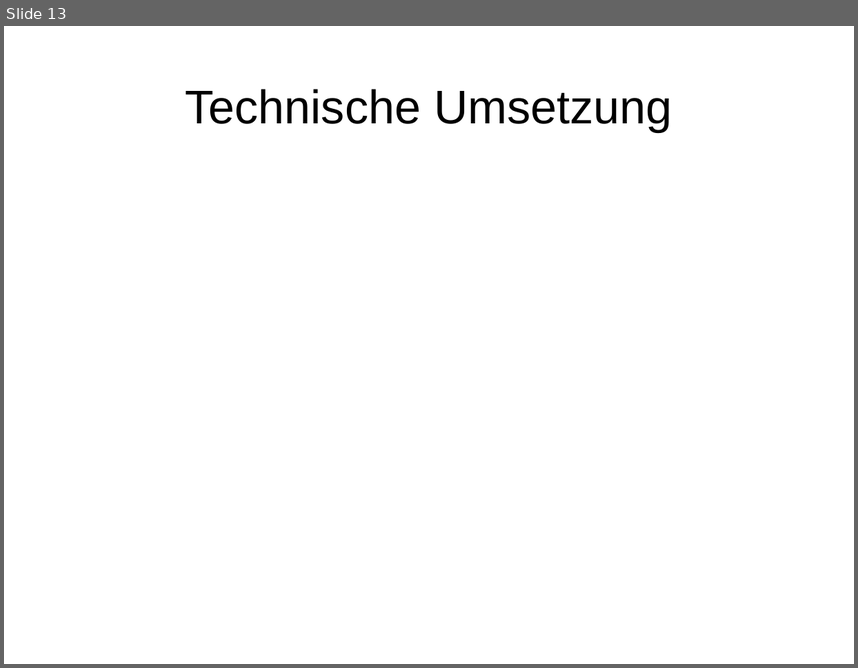
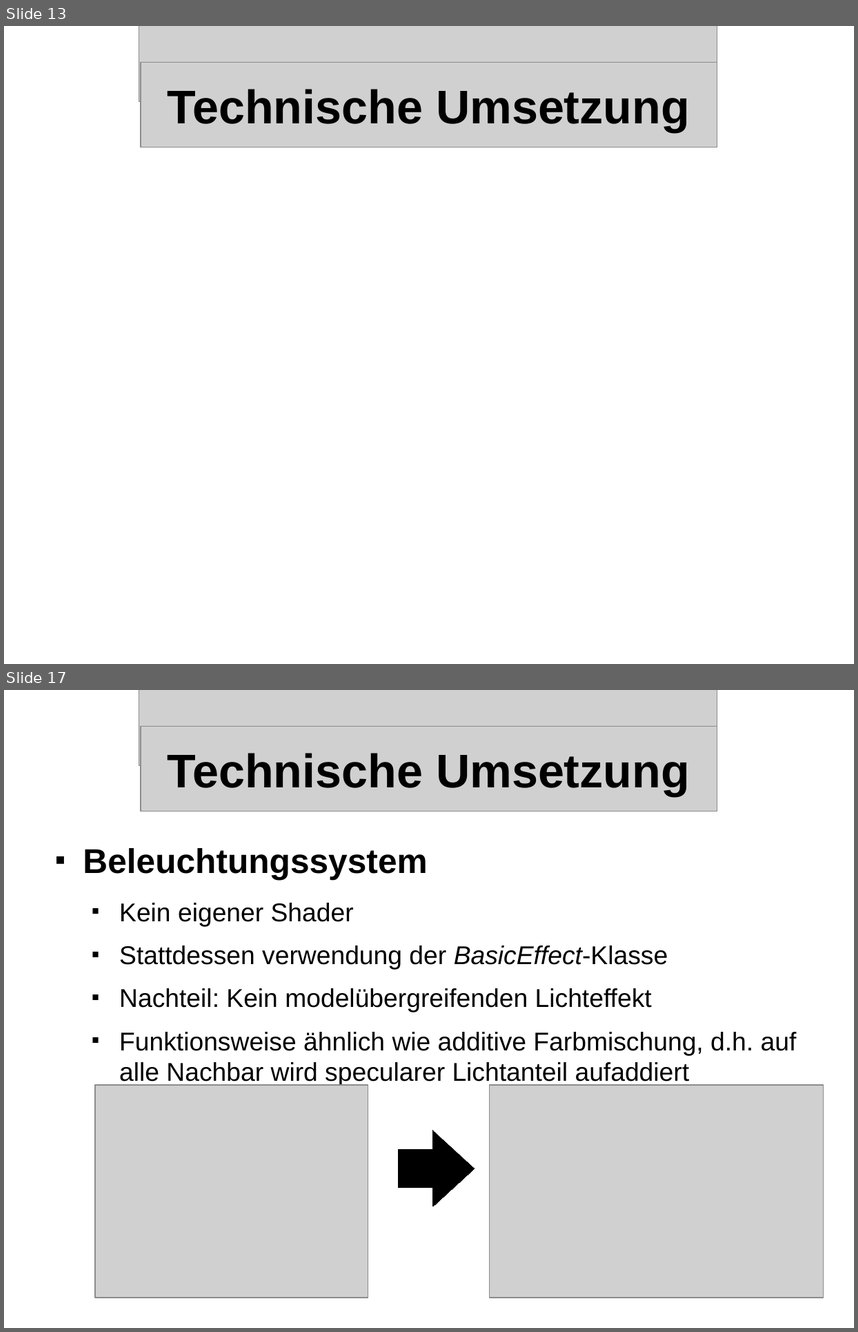
Before and after one commit to streber91/3D-Game-Project, a slide deck: Documents/Präsentationen/Underlord Abschlusspräsentation.odp. Shown one above the other, each under a label of ours: slide 13 before the commit, slides 13 and 17 after it; the slides between them are not shown. The pictures are 858x668 and 858x1332 pixels, drawn with LibreOffice and Linux fonts; fonts in the diff are those of the drawing; grey boxes stand for pictures; background and template pictures are left out. Boxes give left, top, right and bottom in pixels: in the first picture for what was removed or moved away, otherwise in the second. Text is boxed around its words. In the diff, an @@ line names an element or a change of style, - is before the commit and + after.

```diff
--- a/Documents/Präsentationen/Underlord Abschlusspräsentation.odp
+++ b/Documents/Präsentationen/Underlord Abschlusspräsentation.odp
@@ slide 17 added at bbox=[4, 690, 854, 1328], background picture (left out) @@
@@ picture added at bbox=[139, 690, 717, 766] @@
@@ picture added at bbox=[141, 727, 717, 812] @@
@@ title added at bbox=[168, 753, 690, 796], 44 pt, text #000000, bold @@
+Technische Umsetzung
@@ text added at bbox=[83, 848, 797, 1086], 24 pt, text #000000 @@
+■ Beleuchtungssystem
+  ■ Kein eigener Shader
+  ■ Stattdessen verwendung der BasicEffect-Klasse
+  ■ Nachteil: Kein modelübergreifenden Lichteffekt
+  ■ Funktionsweise ähnlich wie additive Farbmischung, d.h. auf alle Nachbar wird specularer Lichtanteil aufaddiert
@@ picture added at bbox=[95, 1085, 368, 1298] @@
@@ picture added at bbox=[490, 1085, 824, 1298] @@
@@ right arrow added at bbox=[399, 1130, 475, 1206], fill #000000, outline #000000 0 pt @@
@@ slide 13 changed as well @@
@@ picture added at bbox=[139, 26, 717, 102] @@
@@ title "Technische Umsetzung" at bbox=[168, 89, 690, 132]: bold on @@
@@ picture added at bbox=[141, 63, 717, 148] @@
```
Also in this commit, not shown: 12 other slides changed, 6 other slides added, 5 slides removed.
